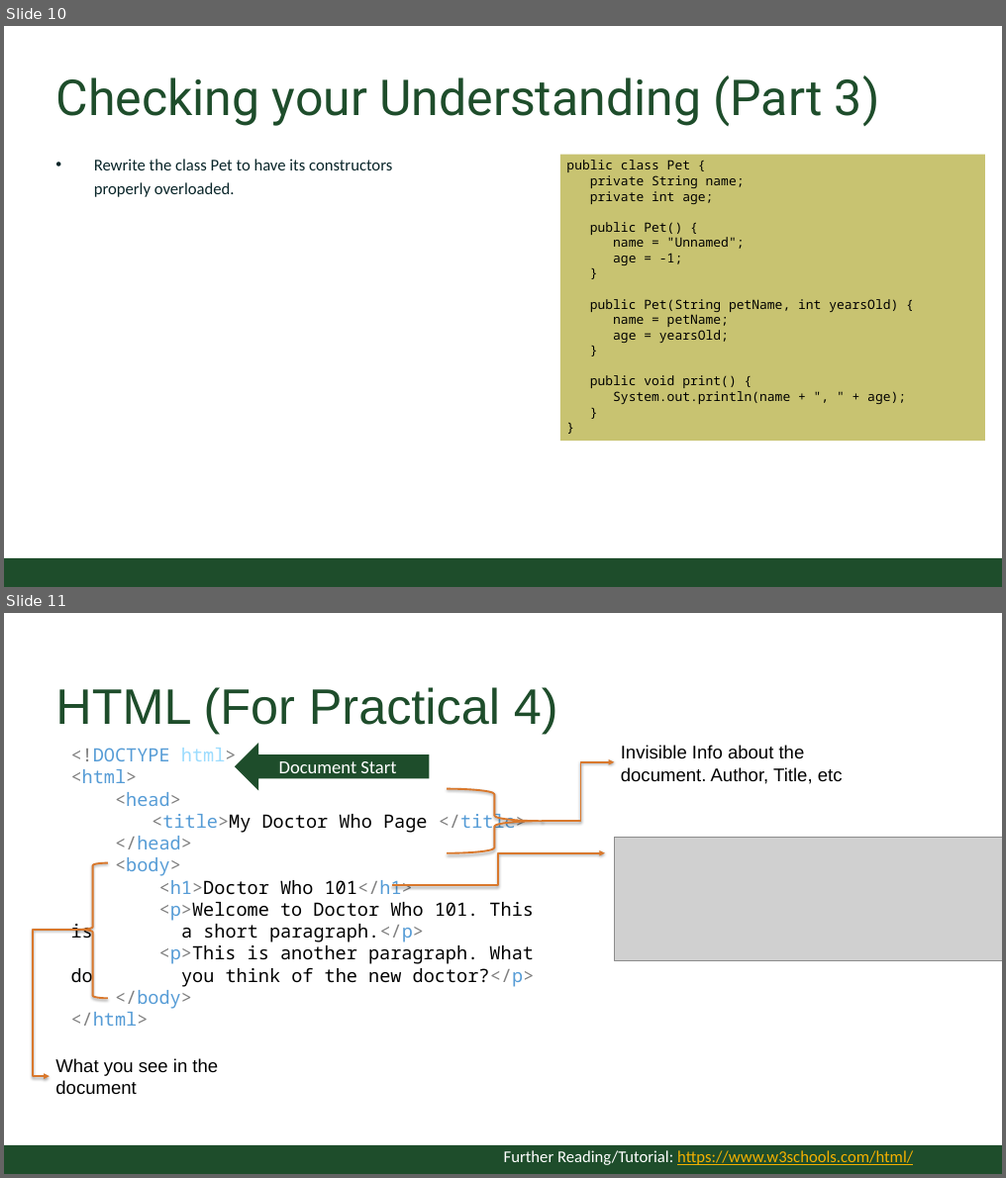
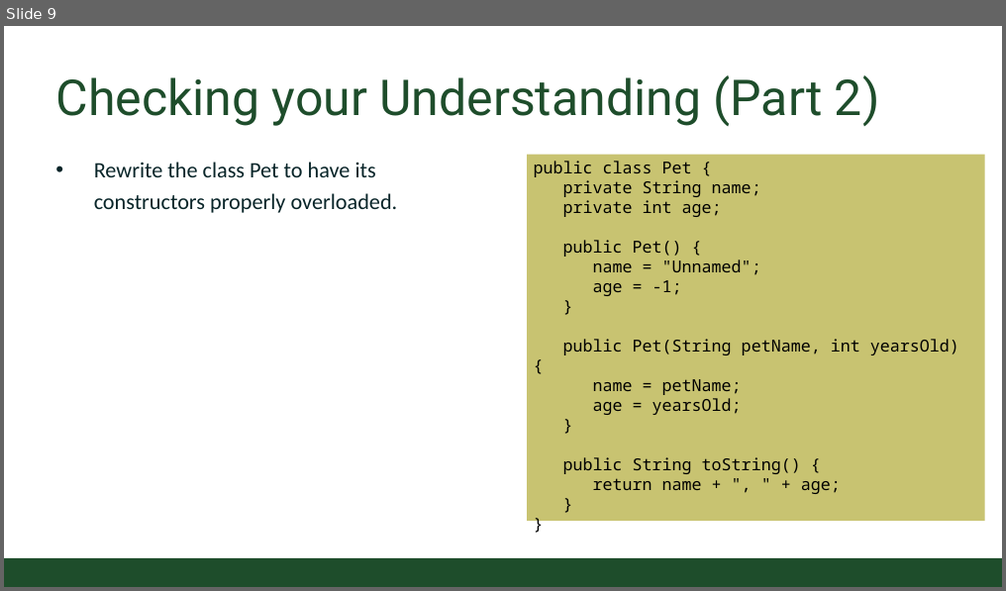
Before and after one commit to CSU-CompSci-CS163-4/Handouts, a slide deck: slides/On-Campus/09_03_MoreClasses.pptx. Shown one above the other, each under a label of ours: slides 10 and 11 before the commit, slide 9 after it. The pictures are 1006x1178 and 1006x591 pixels, drawn with LibreOffice and Linux fonts; fonts in the diff are those of the drawing; grey boxes stand for pictures; background and template pictures are left out. Boxes give left, top, right and bottom in pixels: in the first picture for what was removed or moved away, otherwise in the second. Text is boxed around its words. In the diff, an @@ line names an element or a change of style, - is before the commit and + after.

Commit message:
Lecture More Classes updated

```diff
--- a/slides/On-Campus/09_03_MoreClasses.pptx
+++ b/slides/On-Campus/09_03_MoreClasses.pptx
@@ slide 11 removed at <box>4,613,1002,1174</box>, background #FFFFFF @@
@@ title removed at <box>55,687,558,734</box> @@
-HTML (For Practical 4)
@@ text removed at <box>71,748,535,1026</box> @@
-<!DOCTYPE html>
-<html>
-<head>
-<title>My Doctor Who Page </title>
-</head>
-<body>
-<h1>Doctor Who 101</h1>
-<p>Welcome to Doctor Who 101. This is a short paragraph.</p>
-<p>This is another paragraph. What do you think of the new doctor?</p>
-</body>
-</html>
@@ left arrow removed at <box>235,743,429,790</box> @@
-Document Start
@@ text removed at <box>621,745,843,784</box> @@
-Invisible Info about the document. Author, Title, etc
@@ right brace removed at <box>447,788,542,854</box> @@
@@ elbow arrow removed from (543, 821) to (614, 762) @@
@@ picture removed at <box>614,837,1002,960</box> @@
@@ left brace removed at <box>77,863,108,999</box> @@
@@ elbow arrow removed from (392, 886) to (605, 854) @@
@@ elbow arrow removed from (77, 932) to (50, 1076) @@
@@ text removed at <box>55,1059,218,1095</box> @@
-What you see in the document
@@ rectangle removed at <box>4,1146,1002,1174</box> @@
@@ text removed at <box>504,1151,913,1165</box> @@
-Further Reading/Tutorial: https://www.w3schools.com/html/
@@ what was slide 10 is now slide 9 @@
@@ slide 9 changed as well @@
@@ title at <box>55,76,880,126</box>: text changed @@
-Checking your Understanding (Part 3)
+Checking your Understanding (Part 2)
@@ text "Rewrite the class Pet to ..." at <box>94,162,398,213</box>: size 18 to 24 pt @@
@@ rectangle "public class Pet {": place and size @@
-rectangle "public class Pet {" at <box>560,154,985,441</box>
+rectangle "public class Pet {" at <box>527,154,985,521</box>
@@ text in rectangle at <box>534,161,959,415</box>: size 14 to 18 pt in "public class Pet {", "private String name;", "private int age;", "public Pet() {" and 9 more places @@
@@ text in rectangle at <box>563,458,841,494</box>: text changed; size 14 to 18 pt @@
-public void print() {
-System.out.println(name + ", " + age);
+public String toString() {
+return name + ", " + age;
```
Also in this commit, not shown: 7 other slides changed, 3 slides added, 4 other slides removed.
